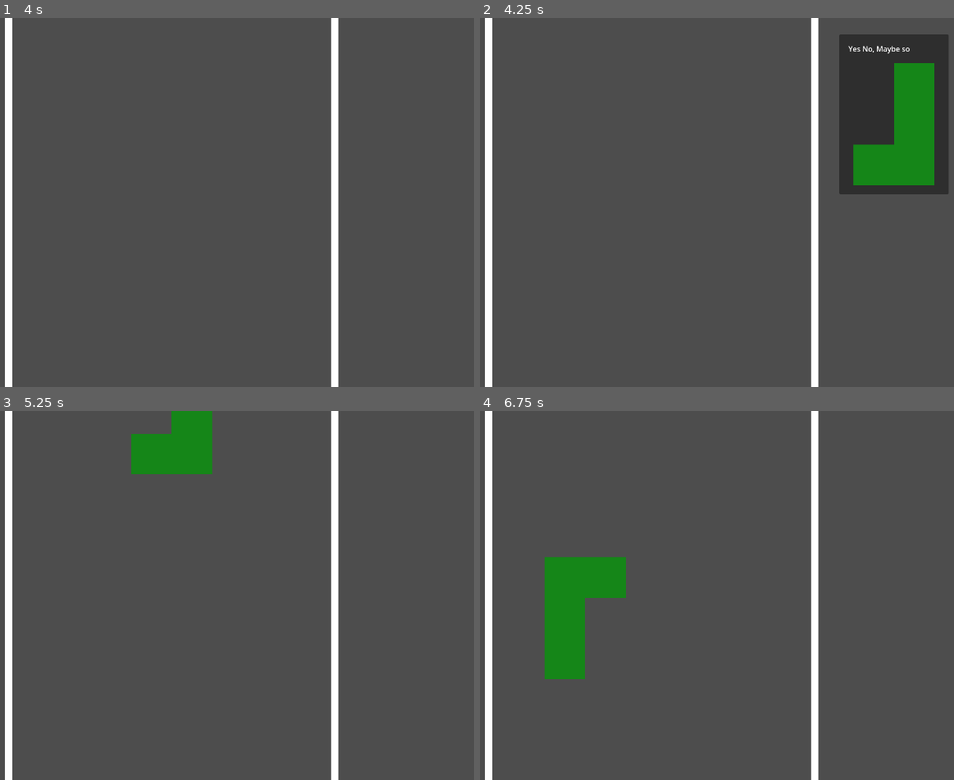
Above: before the commit, frames 1-4 (two rows, left to right).
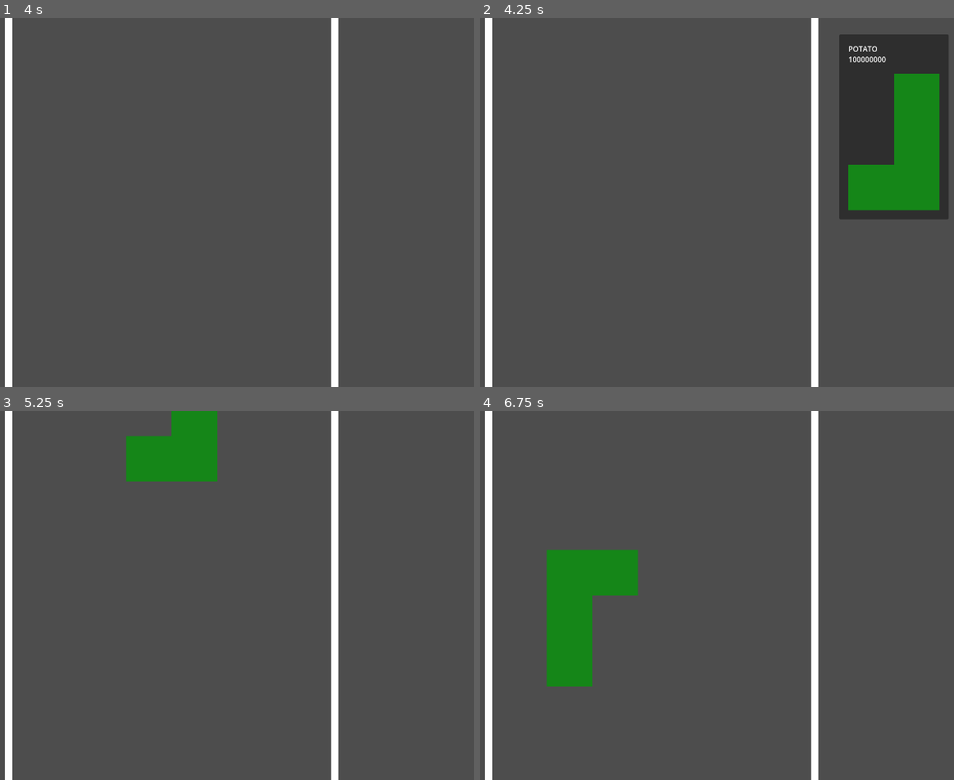
Above: after the commit, the same moments.

Repository: kksgandhi/other-peoples-money
Game: Godot game, scene res://scenes/game.tscn
Two runs of this game, one before a commit and one after it. Both use one fixed random seed, a clock stepped at 60 frames per second and the inputs below.
Inputs (mouse positions are in pixels of both pictures, inside the frame that each line leads up to; where the layout moved, square brackets give the same spot in the first picture):
- Up to frame 1 (4 s): tap Enter at 0.5, 2, 3.5 s; hold Right (right) 0.53-1.28 s; tap S (rotate) every 0.75 s from 0.6 to 3.6 s; tap Space at 1.25, 2.75 s; hold Left (left) 1.28-2.03 s; hold Right (right) 2.03-3.53 s; hold Left (left) from 3.53 s (still down)
- Up to frame 2 (4.25 s): keep holding Left (left); tap Escape (debug) at 4.15 s
- Up to frame 3 (5.25 s): tap S (rotate) at 4.35 s; release Left (left) at 5 s; click (412, 521) [412, 506] at 5 s
- Up to frame 4 (6.75 s): hold Left (left) 5.78-6.53 s; tap S (rotate) at 5.85, 6.6 s; hold Right (right) from 6.53 s (still down)

Frame 1 is identical in both runs. In frame 2, 3.3% of the frame differs, in the area x 75-99%, y 7-55%; in frame 3, 0.7%; in frame 4, 1.4%.

Commit message:
set up for big numbers

Diff:
--- a/assets/data/cost_information.json
+++ b/assets/data/cost_information.json
@@ -1,92 +1,132 @@
 [
   {
-    "cost": 330,
-    "title": "Yes No, Maybe so",
+    "cost": 100000000,
+    "title": "POTATO",
     "more_information": "aaa"
   },
   {
-    "cost": 12000,
-    "title": "Yes No, Maybe so",
+    "cost": 100000000,
+    "title": "POTATO",
     "more_information": "aaa"
   },
   {
-    "cost": 1900,
-    "title": "Yes No, Maybe so",
+    "cost": 100000000,
+    "title": "POTATO",
     "more_information": "aaa"
   },
   {
-    "cost": 12000,
-    "title": "Yes No, Maybe so",
+    "cost": 100000000,
+    "title": "POTATO",
     "more_information": "aaa"
   },
   {
-    "cost": 8700,
-    "title": "Yes No, Maybe so",
+    "cost": 100000000,
+    "title": "POTATO",
     "more_information": "aaa"
   },
   {
-    "cost": 110,
-    "title": "Yes No, Maybe so",
+    "cost": 100000000,
+    "title": "POTATO",
     "more_information": "aaa"
   },
   {
-    "cost": 1000,
-    "title": "Yes No, Maybe so",
+    "cost": 100000000,
+    "title": "POTATO",
     "more_information": "aaa"
   },
   {
-    "cost": 909,
-    "title": "Yes No, Maybe so",
+    "cost": 100000000,
+    "title": "POTATO",
     "more_information": "aaa"
   },
   {
-    "cost": 10001,
-    "title": "Yes No, Maybe so",
+    "cost": 100000000,
+    "title": "POTATO",
     "more_information": "aaa"
   },
   {
-    "cost": 1002,
-    "title": "Yes No, Maybe so",
+    "cost": 100000000,
+    "title": "POTATO",
     "more_information": "aaa"
   },
   {
-    "cost": 4100,
-    "title": "Yes No, Maybe so",
+    "cost": 100000000,
+    "title": "POTATO",
     "more_information": "aaa"
   },
   {
-    "cost": 860,
-    "title": "Yes No, Maybe so",
+    "cost": 100000000,
+    "title": "POTATO",
     "more_information": "aaa"
   },
   {
-    "cost": 1300,
-    "title": "Yes No, Maybe so",
+    "cost": 100000000,
+    "title": "POTATO",
     "more_information": "aaa"
   },
   {
-    "cost": 105,
-    "title": "Yes No, Maybe so",
+    "cost": 100000000,
+    "title": "POTATO",
     "more_information": "aaa"
   },
   {
-    "cost": 404,
-    "title": "Yes No, Maybe so",
+    "cost": 100000000,
+    "title": "POTATO",
     "more_information": "aaa"
   },
   {
-    "cost": 10000,
-    "title": "Yes No, Maybe so",
+    "cost": 100000000,
+    "title": "POTATO",
     "more_information": "aaa"
   },
   {
-    "cost": 8001,
-    "title": "Yes No, Maybe so",
+    "cost": 100000000,
+    "title": "POTATO",
     "more_information": "aaa"
   },
   {
-    "cost": 1012,
-    "title": "Yes No, Maybe so",
+    "cost": 100000000,
+    "title": "POTATO",
+    "more_information": "aaa"
+  },
+  {
+    "cost": 100000000,
+    "title": "POTATO",
+    "more_information": "aaa"
+  },
+  {
+    "cost": 100000000,
+    "title": "POTATO",
+    "more_information": "aaa"
+  },
+  {
+    "cost": 100000000,
+    "title": "POTATO",
+    "more_information": "aaa"
+  },
+  {
+    "cost": 100000000,
+    "title": "POTATO",
+    "more_information": "aaa"
+  },
+  {
+    "cost": 100000000,
+    "title": "POTATO",
+    "more_information": "aaa"
+  },
+  {
+    "cost": 100000000,
+    "title": "POTATO",
+    "more_information": "aaa"
+  },
+  {
+    "cost": 100000000,
+    "title": "POTATO",
+    "more_information": "aaa"
+  },
+  {
+    "cost": 100000000,
+    "title": "POTATO",
     "more_information": "aaa"
   }
 ]
--- a/project.godot
+++ b/project.godot
@@ -14,6 +14,10 @@
 run/main_scene="res://scenes/game.tscn"
 config/features=PackedStringArray("4.0", "GL Compatibility")
 config/icon="res://icon.svg"
+
+[autoload]
+
+Globals="*res://scenes/globals.gd"
 
 [display]
 
--- a/scenes/game.gd
+++ b/scenes/game.gd
@@ -4,19 +4,16 @@
 
 var rng = RandomNumberGenerator.new()
 
-@export var thousands_of_dollars_per_pixel = 1000
 
-@export var top_400_wealth = 4000000000000.0
-
-@onready var height_of_play_area = (top_400_wealth \
+@onready var height_of_play_area = (Globals.top_400_wealth \
                  / 1000 # since we're working in thousands of dollars\
-                 / thousands_of_dollars_per_pixel # divide by per pixel amount\
+                 / Globals.thousands_of_dollars_per_pixel # divide by per pixel amount\
                  / %Bottom.scale.x) # divide by size of area
 
 func _ready():
   read_cost_information()
+  print(height_of_play_area)
   %Top.position.y = %Bottom.position.y - (height_of_play_area + 16)
-  print(%Top.position.y)
 
 func read_cost_information():
   var file = FileAccess.open("res://assets/data/cost_information.json", FileAccess.READ)
@@ -46,13 +43,12 @@
 
 func spawn_tetromino(tetro_info):
   # const tetromino_scene = preload("res://scenes/tetrominos/tetromino_s.tscn")
-  print(tetro_info)
   var spawned_tetromino = load("res://scenes/tetrominos/" + tetro_info.sprite + ".tscn").instantiate()
   %tetrominos.add_child(spawned_tetromino)
   spawned_tetromino.position = %SpawnLocation.position
-  spawned_tetromino.scale = Vector2(1, 1) * sqrt(tetro_info.cost)
+  spawned_tetromino.scale = Vector2(1, 1) * Globals.get_tetromino_scale(tetro_info.cost)
   spawned_tetromino.set_color(tetro_info.color)
-  spawned_tetromino.set_tooltips(tetro_info.title)
+  spawned_tetromino.set_tooltips(spawned_tetromino.scale)
 
 func _process(_delta):
   move_upwards_as_tetrominos_fall()
--- /dev/null
+++ b/scenes/globals.gd
@@ -0,0 +1,8 @@
+extends Node
+
+var thousands_of_dollars_per_pixel = 10000.0 / 4.0
+
+var top_400_wealth = 4000000000000.0
+
+func get_tetromino_scale(cost):
+  return sqrt(float(cost) / thousands_of_dollars_per_pixel / 4.0)
--- a/scenes/tetrominos/tetro_choice_item.gd
+++ b/scenes/tetrominos/tetro_choice_item.gd
@@ -9,12 +9,14 @@
 
 func update_displayed_information(input_tetromino_information):
   tetromino_information = input_tetromino_information
-  %TetrominoIcon.custom_minimum_size = %TetrominoIcon.texture.get_size() * sqrt(tetromino_information.cost)
+  %TetrominoIcon.custom_minimum_size = %TetrominoIcon.texture.get_size() * Globals.get_tetromino_scale(input_tetromino_information.cost)
   var tetromino_texture = tetromino_resources[rng.randi() % tetromino_resources.size()]
   %TetrominoIcon.texture = load("res://assets/images/" + tetromino_texture + ".png")
   tetromino_information.sprite = tetromino_texture
   %TetrominoTitle.clear()
   %TetrominoTitle.append_text(tetromino_information.title)
+  %TetrominoTitle.append_text("\n")
+  %TetrominoTitle.append_text(str(tetromino_information.cost))
   var color_choice = colors[rng.randi() % colors.size()]
   %TetrominoIcon.modulate = Color(color_choice)
   tetromino_information.color = color_choice
--- a/scenes/tetrominos/tetromino.gd
+++ b/scenes/tetrominos/tetromino.gd
@@ -39,4 +39,4 @@
   %Sprite2D.modulate = Color(color)
 
 func set_tooltips(text):
-  $Tooltips.get_children().map(func(child): child.tooltip_text = text)
+  $Tooltips.get_children().map(func(child): child.tooltip_text = str(text))
